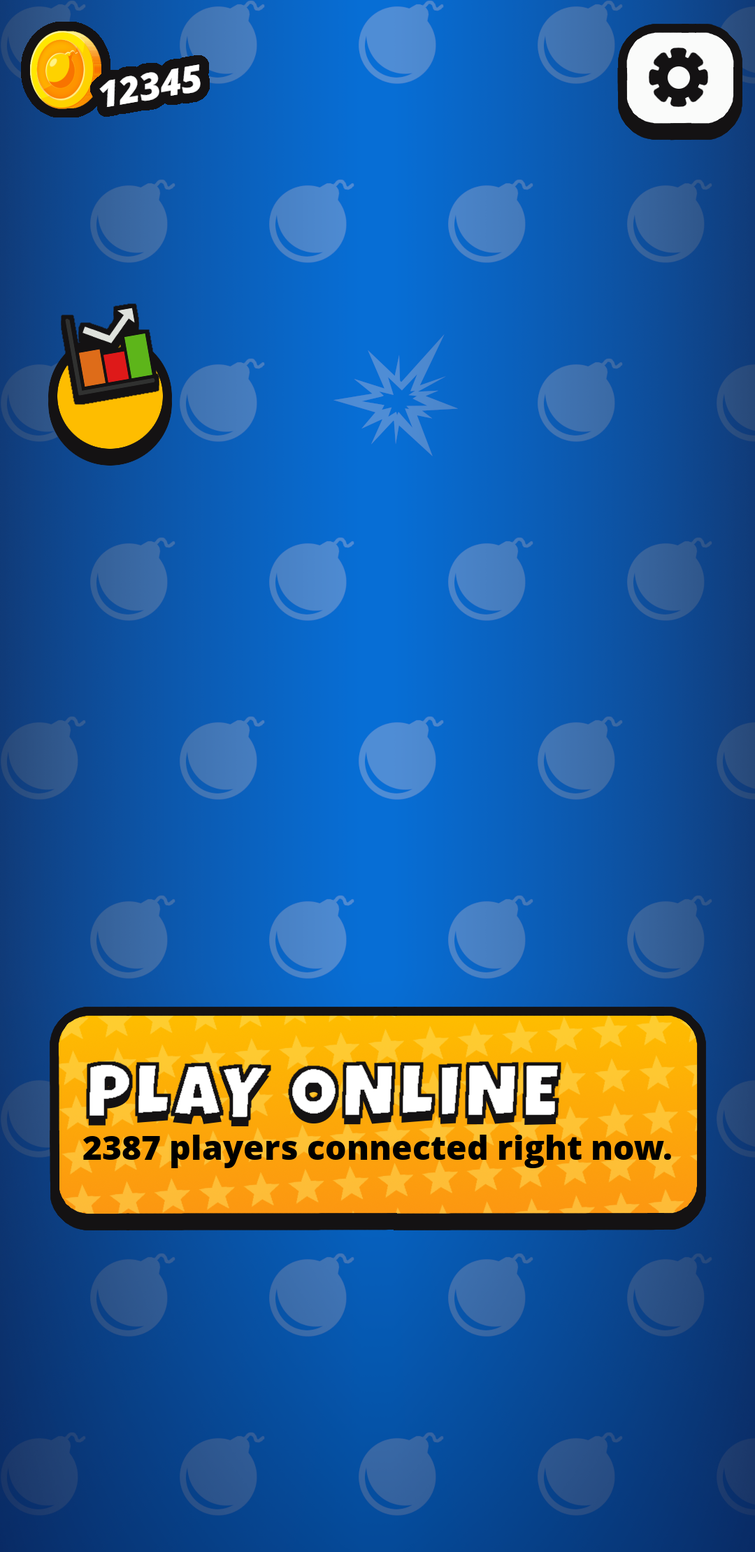
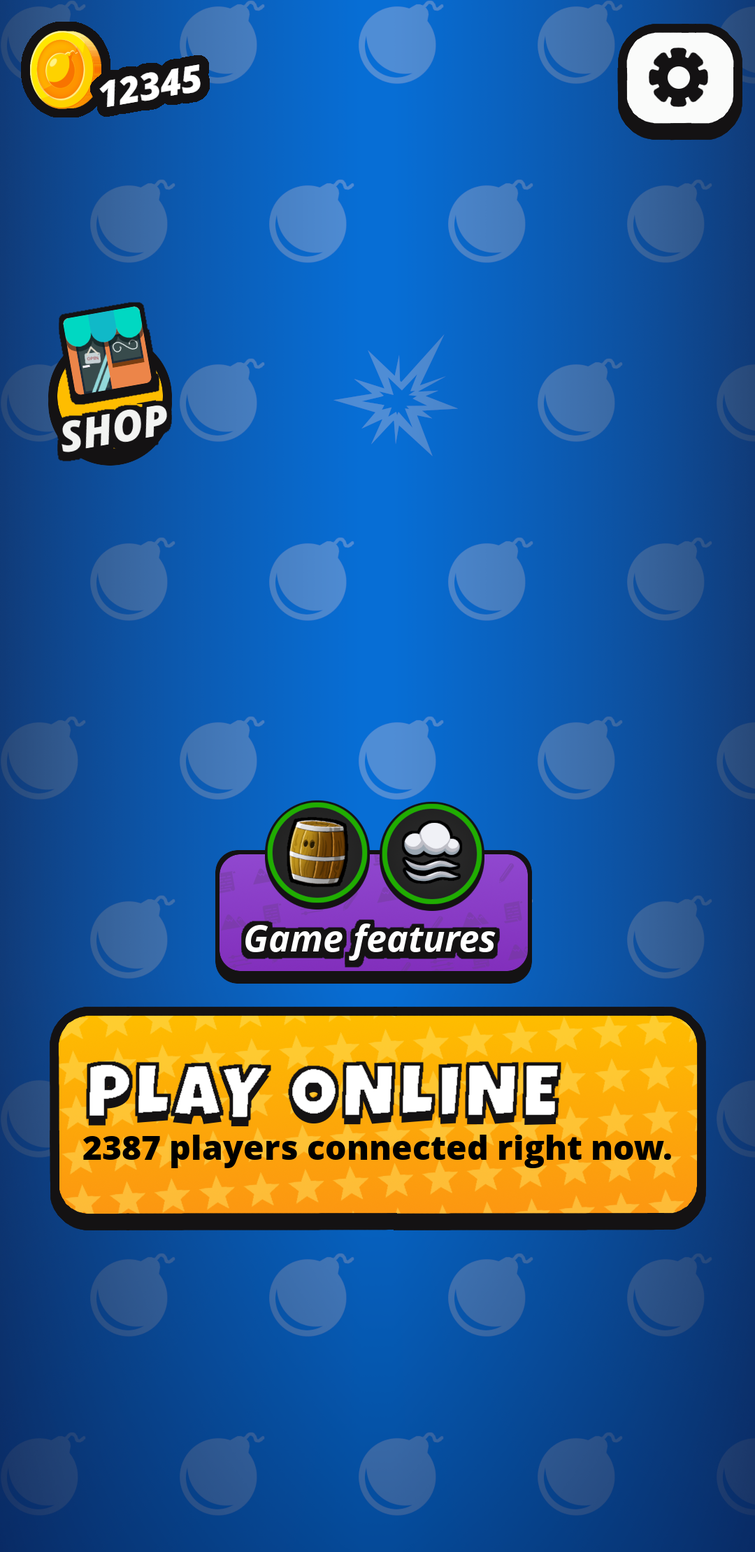
Before/after of a 755 × 1552 layered artwork. What changed in the layer stack:
showed group "shop button" (22 layers) over [57, 302, 173, 462]
showed group "shop text" (3 layers) over [57, 399, 173, 462]
painted on "SHOP" over [57, 404, 168, 454]
painted on "shop border" over [57, 399, 173, 458]
painted on "shop shadow" over [57, 402, 173, 462]
added group "features" with 2 layers above "feature-box" over [265, 799, 485, 912]
added layer "Pasted Layer #1" in group "features" over [379, 801, 485, 912]
added layer "Pasted Layer" in group "features" over [265, 799, 370, 910]
added group "features-button" with 8 layers above "rules copy" over [215, 850, 533, 984]
added group "label #1" with 3 layers in group "features-button" over [241, 919, 500, 968]
added layer "Game features" in group "label #1" over [245, 923, 496, 961]
added layer "Game features #2" in group "label #1" over [241, 919, 500, 965]
added layer "Game features #1" in group "label #1" over [241, 922, 500, 968]
added layer "symbols fill copy" (38%) in group "features-button" over [219, 854, 528, 972]
added layer "features #1" in group "features-button" over [219, 854, 528, 972]
added layer "features #3" in group "features-button" over [215, 858, 533, 984]
added layer "features #2" in group "features-button" over [215, 850, 533, 976]
